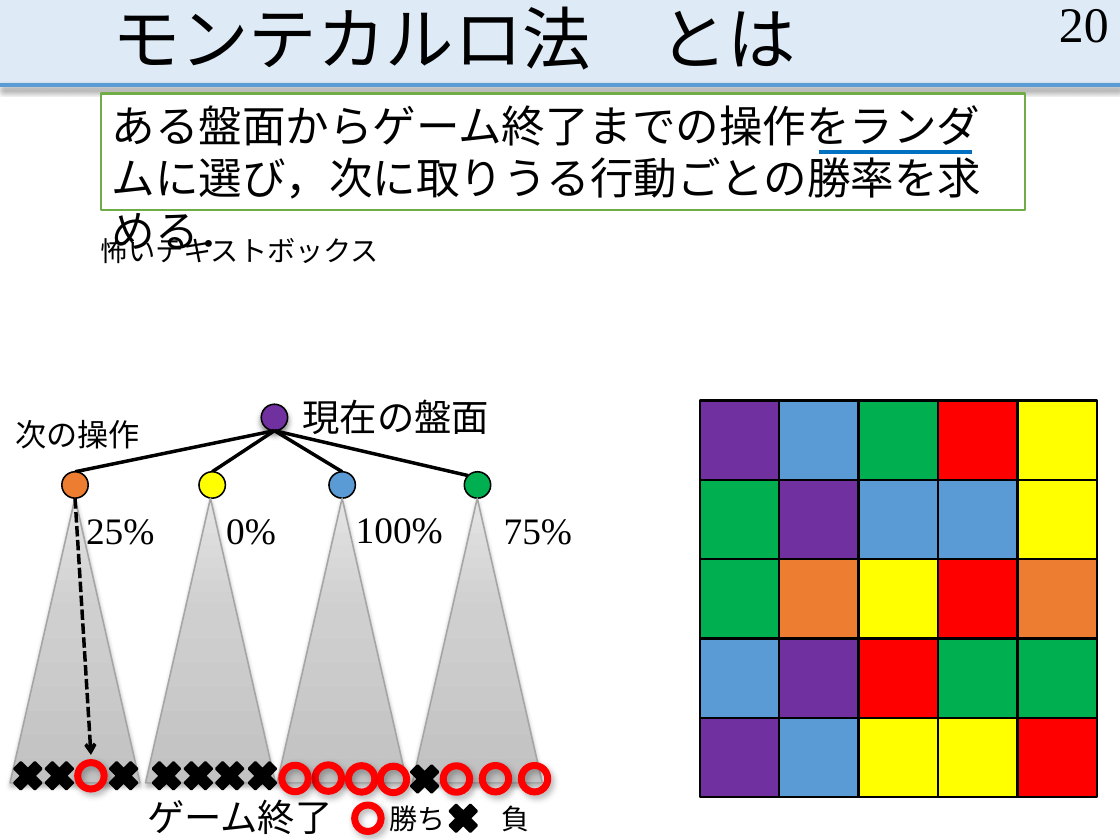
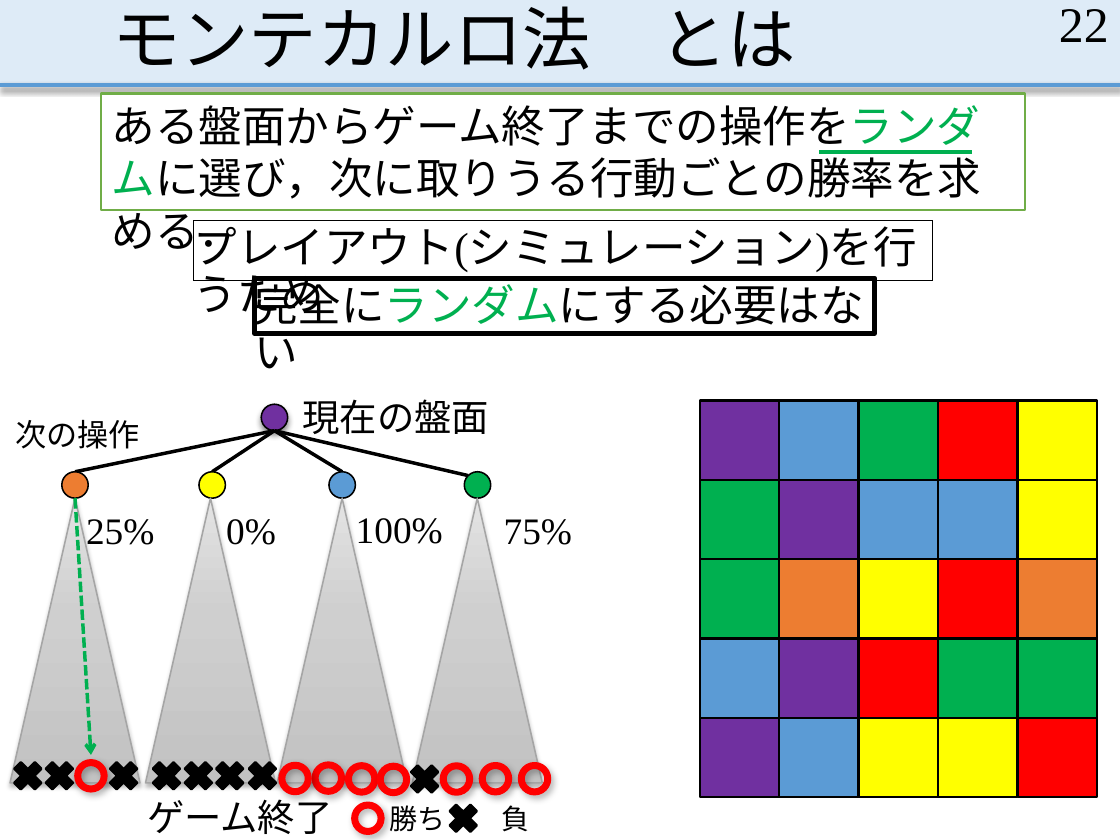
Before and after one commit to MasayaOda/SR, a slide deck: slide 22 of 190702oda.pptx (slide 20 before the commit). Drawn at 1120x840 pixels with LibreOffice and Linux fonts; fonts in the diff are those of the drawing. Boxes give left, top, right and bottom in pixels: in the first picture for what was removed or moved away, otherwise in the second. Text is boxed around its words. In the diff, an @@ line names an element or a change of style, - is before the commit and + after.

```diff
--- a/190702oda.pptx
+++ b/190702oda.pptx
@@ page number at (x1=1059, y1=9, x2=1109, y2=42): text changed @@
-20
+22
@@ rectangle "ある盤面からゲーム終了までの操作をランダムに選び，次に取りうる行動ごとの勝率を求める．" at (x1=101, y1=94, x2=1025, y2=211): text colour #000000 to #00B050 in "ある盤面からゲーム終了までの操作をランダムに選び，次に取りうる行動ごとの勝率を求める．" @@
@@ line (819, 152) - (972, 152): stroke #0070C0 2.25 pt to #00B050 2.25 pt @@
@@ text removed at (x1=101, y1=233, x2=379, y2=263) @@
-怖いテキストボックス
@@ text added at (x1=194, y1=221, x2=932, y2=281), outline #000000 0.75 pt, 28 pt, text #000000 @@
+プレイアウト(シミュレーション)を行うため
@@ rectangle added at (x1=254, y1=278, x2=875, y2=334), outline #000000 3 pt, 28 pt, text #000000 @@
+完全にランダムにする必要はない
@@ arrow (75, 498) - (91, 755): stroke #000000 2.25 pt dashed to #00B050 2.25 pt dashed @@
```
Also in this commit, not shown: 6 other slides changed, 6 slides added, 2 slides removed.
